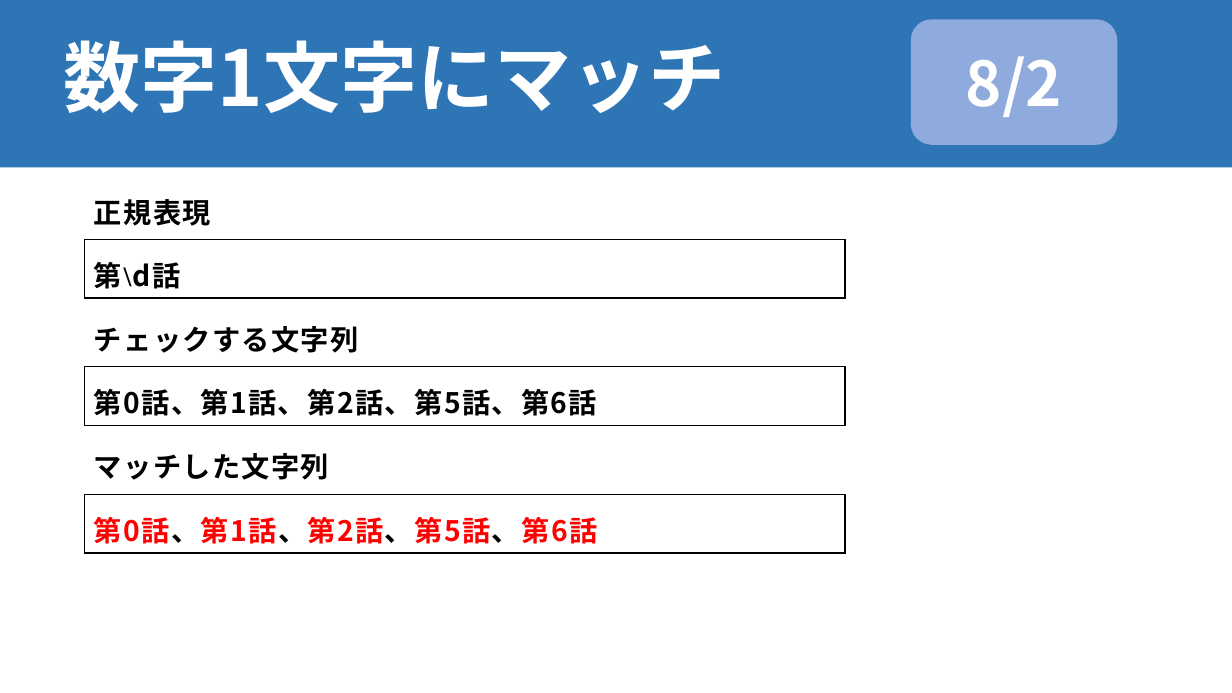
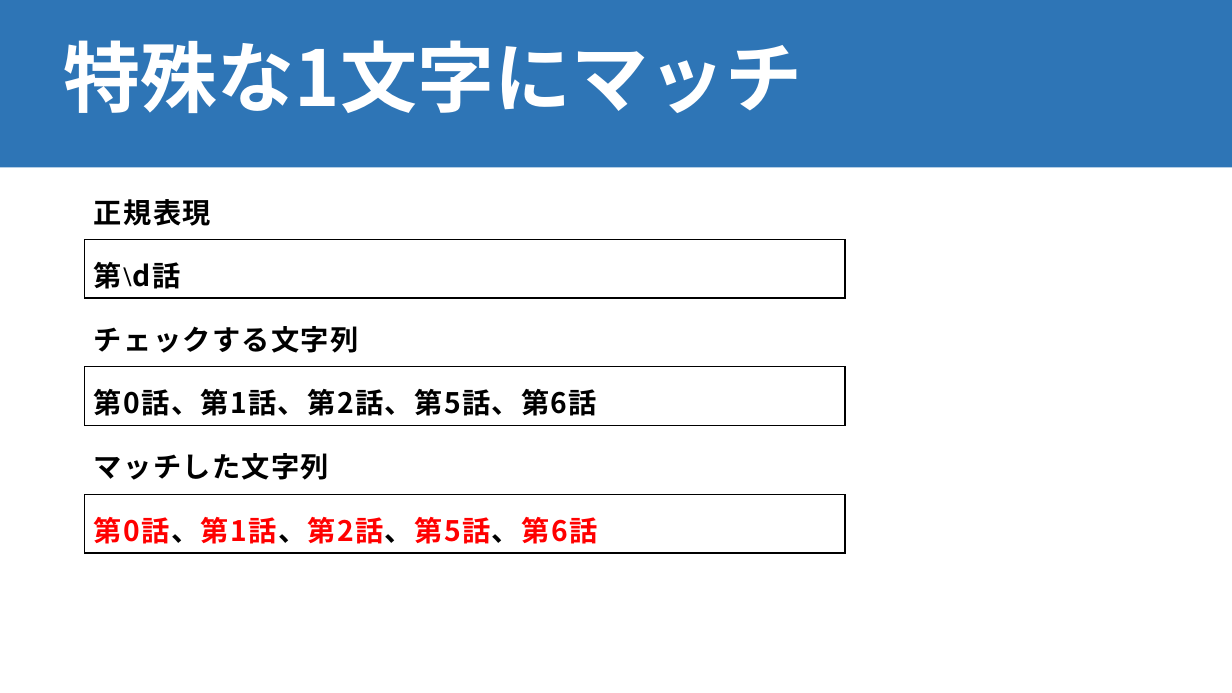
Before and after one commit to mugifusen/NLP100, a slide deck: slide 19 of chap03/正規表現.pptx. Drawn at 1232x693 pixels with LibreOffice and Linux fonts; fonts in the diff are those of the drawing. Boxes give left, top, right and bottom in pixels: in the first picture for what was removed or moved away, otherwise in the second. Text is boxed around its words. In the diff, an @@ line names an element or a change of style, - is before the commit and + after.

```diff
--- a/chap03/正規表現.pptx
+++ b/chap03/正規表現.pptx
@@ rounded rectangle removed at [911, 19, 1117, 145] @@
-8/2
@@ title at [64, 40, 802, 113]: text changed @@
-数字1文字にマッチ
+特殊な1文字にマッチ
```
Also in this commit, not shown: 33 other slides changed, 24 slides added, 8 slides removed, 1 other file.
